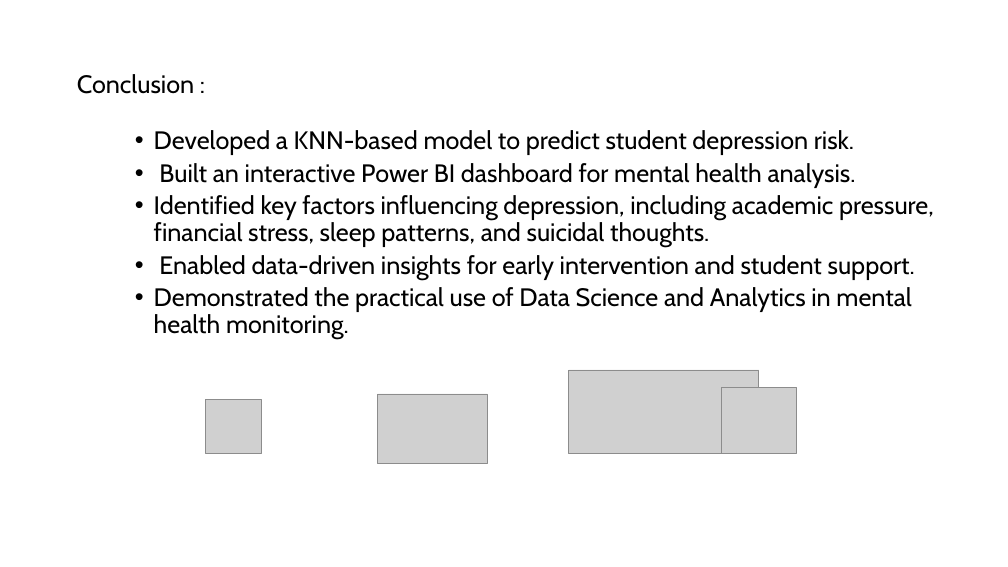
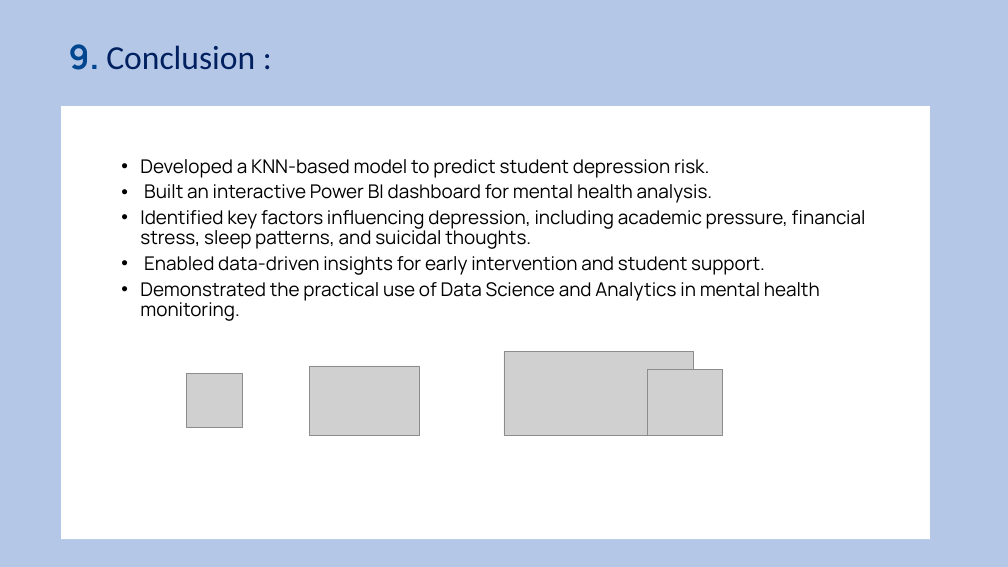
Before and after one commit to mathavan55/Early-Warning-System-for-Academic-Depression, a slide deck: slide 15 of Early Warning System for Academic Depression.pptx (slide 13 before the commit). Drawn at 1008x567 pixels with LibreOffice and Linux fonts; fonts in the diff are those of the drawing; grey boxes stand for pictures. Boxes give left, top, right and bottom in pixels: in the first picture for what was removed or moved away, otherwise in the second. Text is boxed around its words. In the diff, an @@ line names an element or a change of style, - is before the commit and + after.

```diff
--- a/Early Warning System for Academic Depression.pptx
+++ b/Early Warning System for Academic Depression.pptx
@@ background #FFFFFF to #B4C7E7 @@
@@ text at <box>69,44,255,70</box>: text changed; size 24 to 32 pt; font Cabin to Calibri; text colour #000000 to #002060 @@
-Conclusion :
+9. Conclusion :
@@ text "Developed a KNN-based model to ...": place and size @@
-text "Developed a KNN-based model to ..." at <box>154,130,934,339</box>
+text "Developed a KNN-based model to ..." at <box>61,106,930,539</box>
@@ text "Developed a KNN-based model to ..." at <box>61,106,930,539</box>: size 24 to 18 pt, font Cabin to Manrope; fill none to #FFFFFF @@
@@ picture: place and size @@
-picture at <box>569,370,759,453</box>
+picture at <box>504,352,694,435</box>
@@ picture: place and size @@
-picture at <box>206,400,262,454</box>
+picture at <box>186,374,242,427</box>
@@ picture: place and size @@
-picture at <box>378,394,488,464</box>
+picture at <box>310,366,420,436</box>
@@ picture: place and size @@
-picture at <box>721,388,797,454</box>
+picture at <box>647,370,723,436</box>
```
Also in this commit, not shown: 9 other slides changed, 6 slides added, 4 slides removed.
